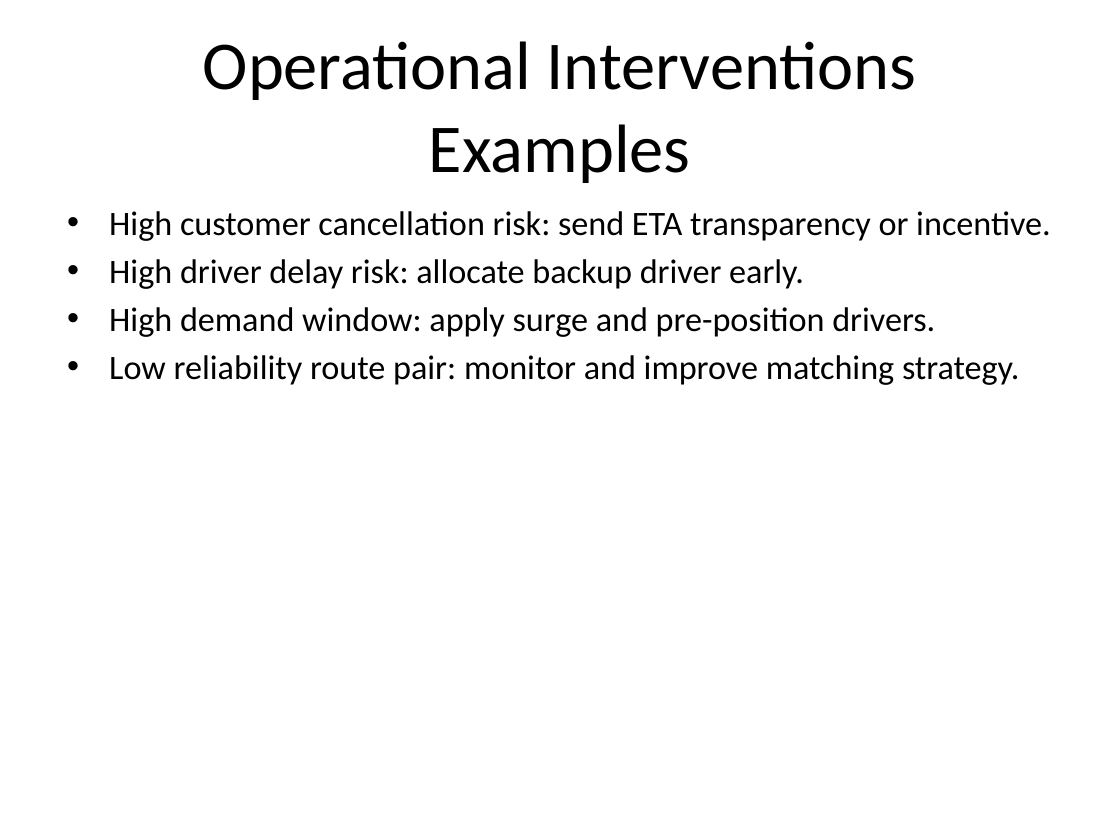
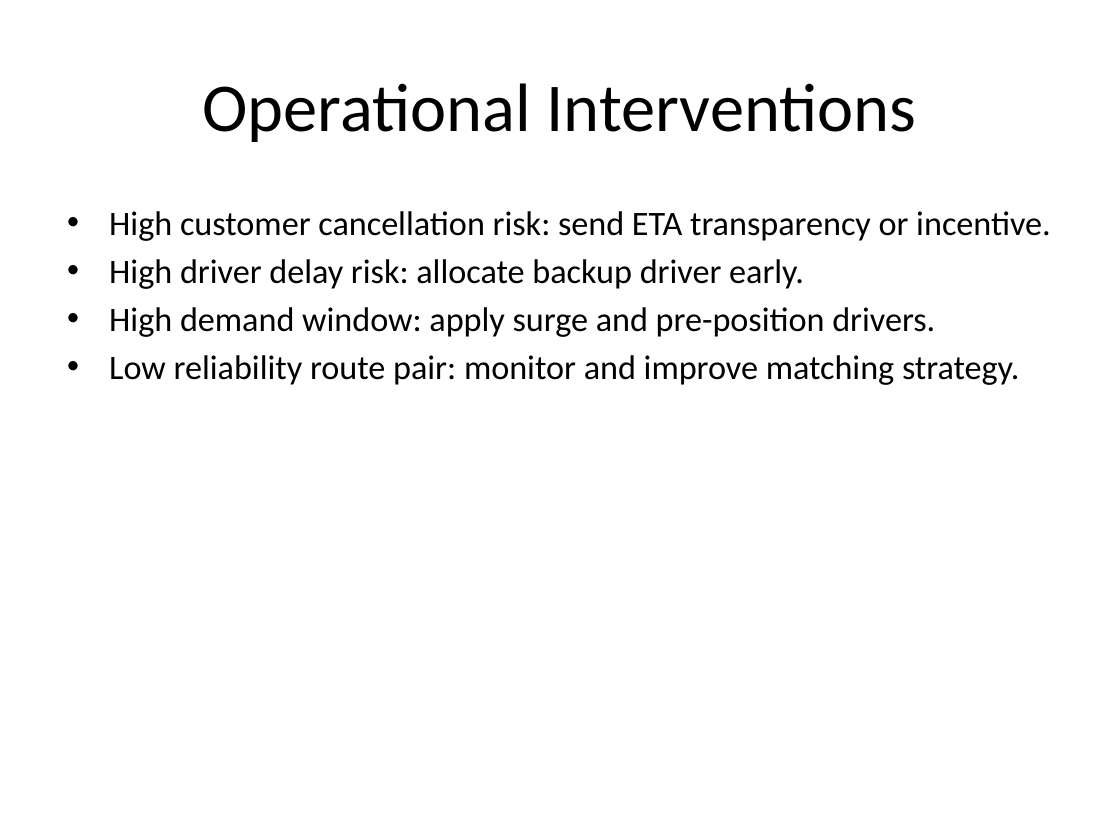
Before and after one commit to Meenakshipro/My-Projects, a slide deck: slide 23 of Project 3/docs/Rapido_Student_Teaching_Deck.pptx (slide 28 before the commit). Drawn at 1120x840 pixels with LibreOffice and Linux fonts; fonts in the diff are those of the drawing. Boxes give left, top, right and bottom in pixels: in the first picture for what was removed or moved away, otherwise in the second. Text is boxed around its words. In the diff, an @@ line names an element or a change of style, - is before the commit and + after.

```diff
--- a/Project 3/docs/Rapido_Student_Teaching_Deck.pptx
+++ b/Project 3/docs/Rapido_Student_Teaching_Deck.pptx
@@ title at [203,83,917,142]: text changed @@
-Operational Interventions Examples
+Operational Interventions
```
Also in this commit, not shown: 12 other slides changed, 1 slide added, 11 slides removed, 4 other files.
